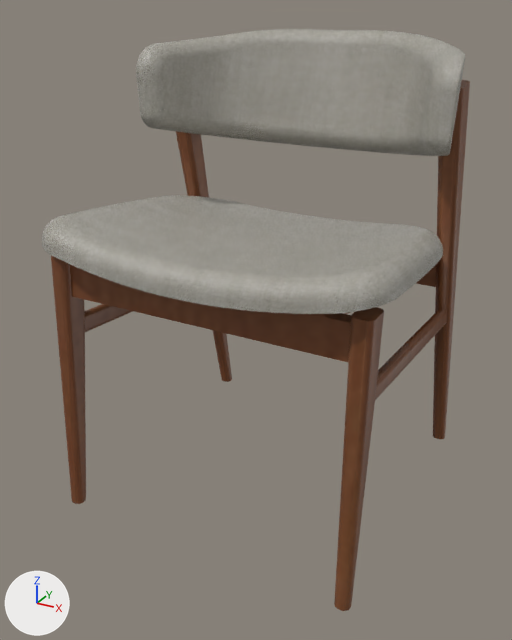
The glTF model assets/models/FLY/scene.gltf: old version first, new version second.
The view is the same before and after, from a camera (50 mm lens) standing at (0.746, -0.709, 0.764) and looking at (0.24, 0.211, 0.304). Every picture has the same lights, and +X, +Y and +Z are marked at lower left. Where no turn or scale is listed for an object, it has been applied to the vertices. Vertices at the same position are counted once.

In view in the first picture: 'C-ACENTO CAD.STL', 'C-ENCOSTO CAD.STL', 'C-ESTRUTURA CAD.STL'.
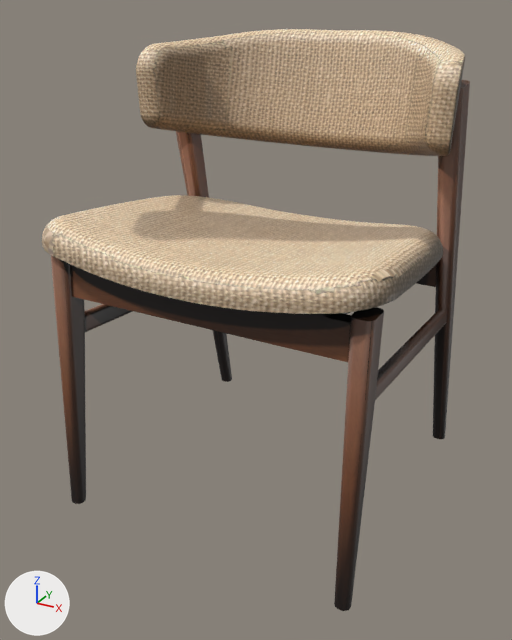
Boxes (x1, y1, x2, y2) around the edits, measured in the pictures (512 x 640 px):
'C-ENCOSTO CAD.STL', surface changed (grey to beige)
    both: (136, 29, 465, 156)
'C-ACENTO CAD.STL', surface changed (grey to beige)
    both: (42, 195, 443, 314)
'C-ESTRUTURA CAD.STL', surface changed
    both: (51, 80, 470, 611)

The change, as a list of edits to the scene's bpy script:
```text
Add img_wodd_bake_wood_01:
    img_wodd_bake_wood_01 = load_image('Wodd-Bake-Wood 01', 'Wodd-Bake-Wood 01.png', 1024, 1024, 'sRGB')
Add img_fly_bake:
    img_fly_bake = load_image('Fly-Bake', 'Fly-Bake.png', 1024, 1024, 'sRGB')
Change mat_tecido_neutro:
    mat_tecido_neutro.texture: img_vm_v4_067_fabric_diffuse -> img_fly_bake
Change mat_wood_veneer_01:
    mat_wood_veneer_01.texture: img_wood_01 -> img_wodd_bake_wood_01
Change me_c_acento_cad_stl:
    where me_c_acento_cad_stl.from_pydata(...)  # 1853 vertices, 3684 faces; spans x -0.541..-0.001, y 0.001..0.452, z -0.033..0.066
    used by ob_c_acento_cad_stl; location = (0.519, -0.016, 0.419)
    me_c_acento_cad_stl part 1: texture (UV) coordinates of 3684 of 3684 faces, centred in x -0.541..-0.001, y 0.001..0.452, z -0.029..0.066, changed; they spanned u -1.36..1.42, v -1.53..1.44 and now span u 0.0..0.94, v 0.0..0.78
Change me_c_encosto_cad_stl:
    where me_c_encosto_cad_stl.from_pydata(...)  # 3658 vertices, 7312 faces; spans x -0.524..-0.002, y 0.021..0.253, z -0.046..0.144
    used by ob_c_encosto_cad_stl; location = (0.513, 0.239, 0.587)
    me_c_encosto_cad_stl part 2: texture (UV) coordinates of 7312 of 7312 faces, centred in x -0.524..-0.002, y 0.021..0.253, z -0.045..0.144, changed; they spanned u -1.3..0.85, v -1.31..1.36 and now span u 0.0..0.93, v 0.37..1.0
Change me_c_estrutura_cad_stl:
    where me_c_estrutura_cad_stl.from_pydata(...)  # 839 vertices, 1689 faces; spans x -0.505..0.0, y 0.0..0.51, z 0.0..0.67
    used by ob_c_estrutura_cad_stl; location = (0.502, -0.003, 0.0)
    me_c_estrutura_cad_stl part 3: texture (UV) coordinates of 1689 of 1689 faces, centred in x -0.505..0.0, y 0.0..0.51, z 0.0..0.67, changed; they spanned u -0.38..0.38, v -0.34..0.38 and now span u 0.0..1.0, v 0.0..0.98
```
